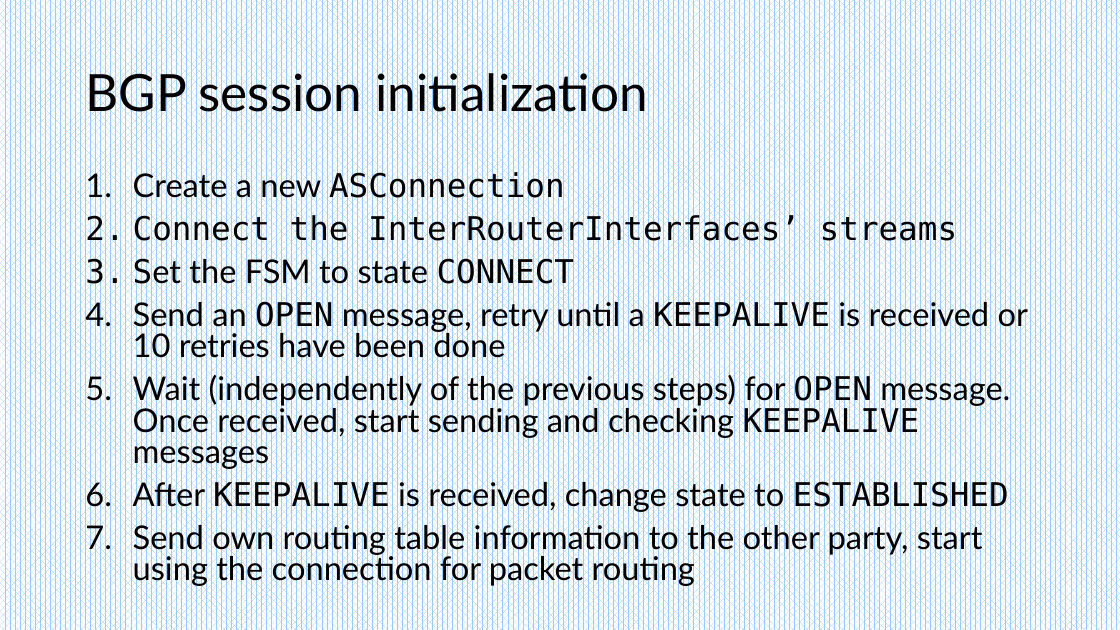
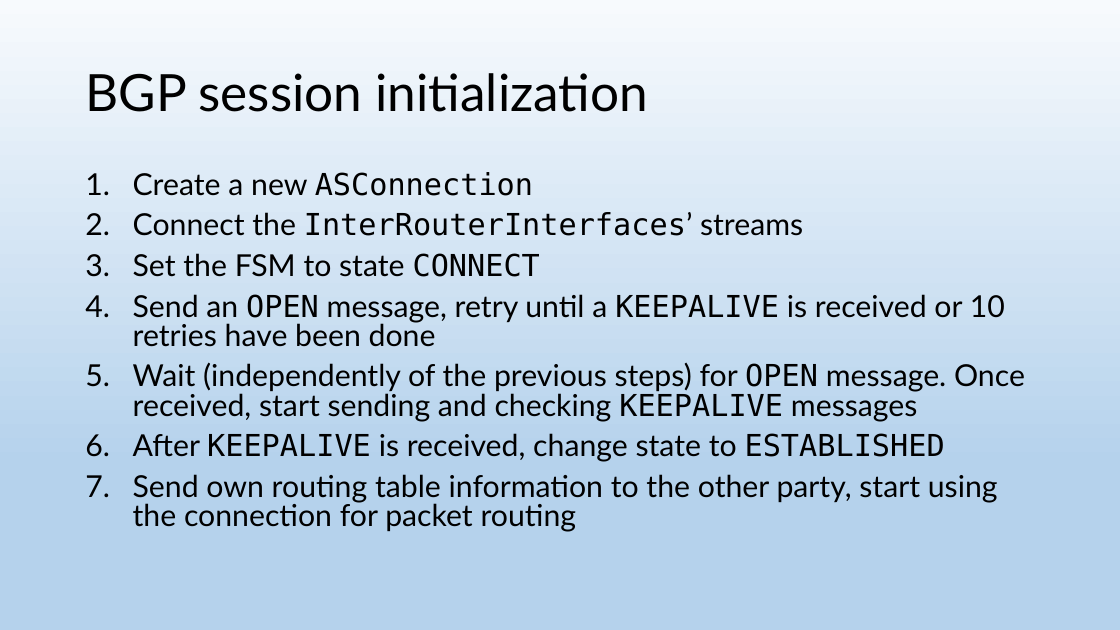
Before and after one commit to Nikheln/BGP-simulator, a slide deck: slide 11 of doc/BGP Simulator.pptx. Drawn at 1120x630 pixels with LibreOffice and Linux fonts; fonts in the diff are those of the drawing. Boxes give left, top, right and bottom in pixels: in the first picture for what was removed or moved away, otherwise in the second. Text is boxed around its words. In the diff, an @@ line names an element or a change of style, - is before the commit and + after.

```diff
--- a/doc/BGP Simulator.pptx
+++ b/doc/BGP Simulator.pptx
@@ background pattern #99CCFF on #FFFFFF to gradient #F7FAFD to #B5D2EC @@
@@ text "Create a new ASConnection" at box(133, 172, 1025, 532): size 28 to 25.9 pt; font DejaVu Sans Mono to Lato in "Connect the InterRouterInterfaces’ streams", "Set" @@
```
Also in this commit, not shown: 14 other slides changed, 2 slides added, 1 slide removed, 4 other files.
